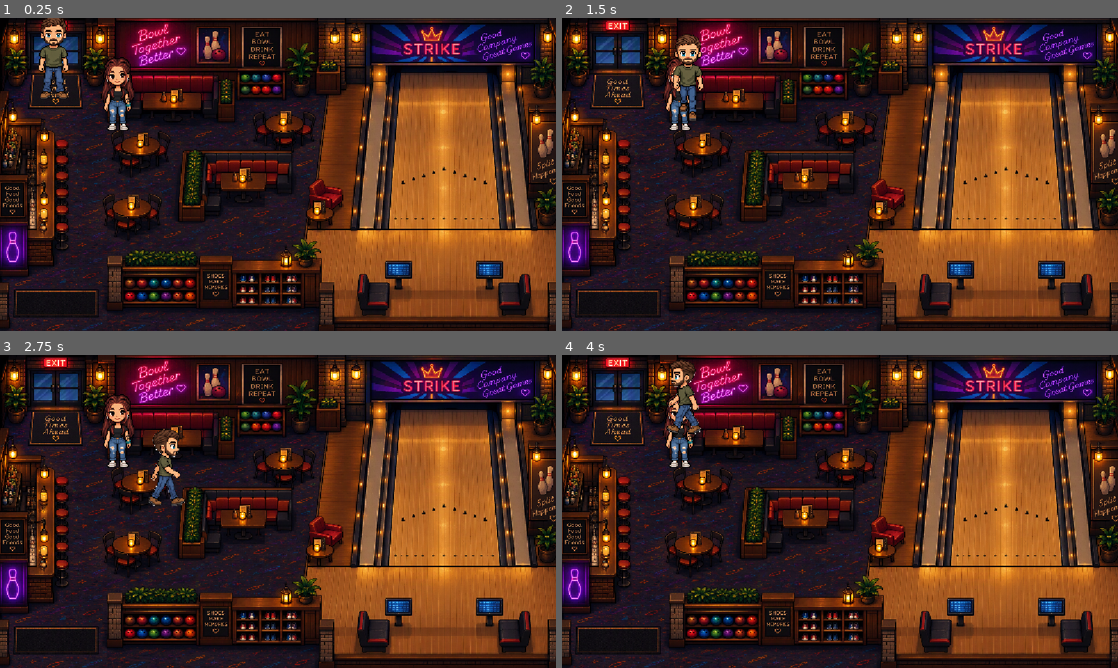
Above: before the commit, frames 1-4 (two rows, left to right).
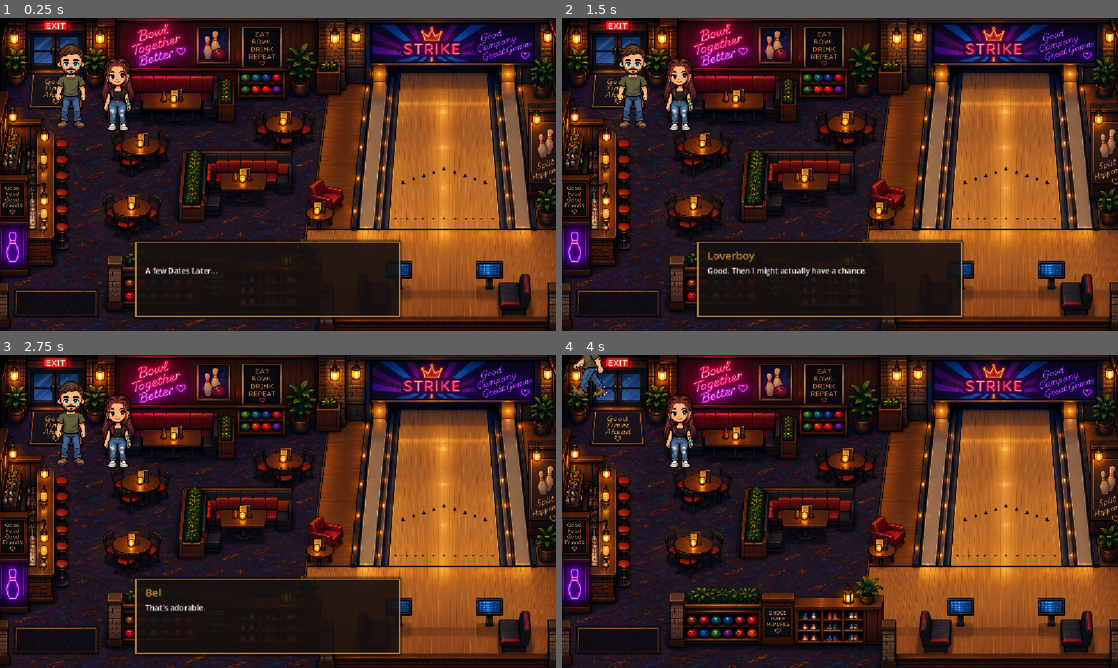
Above: after the commit, the same moments.

Repository: anabelkamenske430/Year-4
Game: Godot game, scene res://scenes/levels/bowling.tscn
Same seed, same stepped clock (60 frames per second), same inputs: the game is played once before the commit and once after it. This scene is started directly instead of the project's main scene.
Inputs:
- Up to frame 1 (0.25 s): no input
- Up to frame 2 (1.5 s): tap Enter at 0.5 s; hold D (move_right) 0.53-1.28 s; hold E (interact) 0.53-1.28 s; hold S (move_down) from 1.28 s (still down); tap E (interact) at 1.35 s
- Up to frame 3 (2.75 s): release S (move_down) at 2.03 s; hold D (move_right) from 2.03 s (still down); hold E (interact) from 2.03 s (still down)
- Up to frame 4 (4 s): release D (move_right) at 2.78 s; release E (interact) at 2.78 s; hold W (move_up) 2.78-3.53 s; tap E (interact) at 2.85 s; hold A (move_left) from 3.53 s (still down); hold E (interact) from 3.53 s (still down)

The runs differ from the first frame. In frame 1, 7.9% of the frame differs, in the area x 7-73%, y 0-97%; in frame 2, 8.1%, in the area x 10-73%, y 5-97%; in frame 3, 7.9%; in frame 4, 1.2%.

Commit message:
Create start of bowling scene. Dialogue.

Diff:
--- /dev/null
+++ b/loverboy-and-bel/dialogue/bowling_dialogue.gd
@@ -0,0 +1,21 @@
+extends Resource
+
+static func get_intro() -> Array:
+	return [
+		{
+			"speaker": "",
+			"text": "A few Dates Later..."
+		},
+		{
+			"speaker": "Bel",
+			"text": "Wow. I haven't been bowling in forever."
+		},
+		{
+			"speaker": "Loverboy",
+			"text": "Good. Then I might actually have a chance."
+		},
+		{
+			"speaker": "Bel",
+			"text": "That's adorable."
+		}
+	]
--- /dev/null
+++ b/loverboy-and-bel/scenes/levels/bowling.gd
@@ -0,0 +1,10 @@
+extends Node2D
+
+const BowlingDialogue = preload(
+	"res://dialogue/bowling_dialogue.gd"
+)
+
+func _ready():
+	DialogueManager.start_dialogue(
+		BowlingDialogue.get_intro()
+	)
--- a/loverboy-and-bel/scenes/levels/bowling.tscn
+++ b/loverboy-and-bel/scenes/levels/bowling.tscn
@@ -1,18 +1,13 @@
 [gd_scene format=3 uid="uid://didhf8tpdcrdq"]
 
 [ext_resource type="Texture2D" uid="uid://bjas8pcsbml7w" path="res://assets/environments/bowling_alley_background.png" id="1_4xon6"]
+[ext_resource type="Script" uid="uid://8slyrfkxet3e" path="res://scenes/levels/bowling.gd" id="1_7wjn3"]
 [ext_resource type="PackedScene" uid="uid://bfrjo0u7e4fq" path="res://scenes/characters/bel.tscn" id="1_kimcj"]
 [ext_resource type="PackedScene" uid="uid://cftclvctilfi1" path="res://scenes/characters/loverboy.tscn" id="3_suiyq"]
+[ext_resource type="PackedScene" uid="uid://cqm1pe1guswge" path="res://scenes/ui/dialogue_box.tscn" id="5_2p8bq"]
 
 [node name="Bowling" type="Node2D" unique_id=1913622243]
-
-[node name="Environment" type="StaticBody2D" parent="." unique_id=802633727]
-
-[node name="MainTable" type="CollisionPolygon2D" parent="Environment" unique_id=703760889]
-polygon = PackedVector2Array(378, 281, 376, 408, 442, 410, 444, 356, 598, 360, 594, 281)
-
-[node name="BallRack" type="CollisionPolygon2D" parent="Environment" unique_id=2020602874]
-polygon = PackedVector2Array(222, 491, 222, 590, 650, 586, 656, 499)
+script = ExtResource("1_7wjn3")
 
 [node name="BowlingAlley" type="Sprite2D" parent="." unique_id=2139583998]
 position = Vector2(580, 326.25)
@@ -23,7 +18,7 @@
 position = Vector2(243, 236)
 
 [node name="Loverboy" parent="." unique_id=985468098 instance=ExtResource("3_suiyq")]
-position = Vector2(112, 174)
+position = Vector2(148, 234)
 
 [node name="GameBoundaries" type="StaticBody2D" parent="." unique_id=431081899]
 
@@ -41,3 +36,20 @@
 
 [node name="WelcomeBoundary" type="CollisionPolygon2D" parent="GameBoundaries" unique_id=587389434]
 polygon = PackedVector2Array(170, -9, 183, 18, -4, 20, -4, -13)
+
+[node name="Environment" type="StaticBody2D" parent="." unique_id=802633727]
+
+[node name="MainTable" type="CollisionPolygon2D" parent="Environment" unique_id=703760889]
+polygon = PackedVector2Array(378, 281, 376, 408, 442, 410, 444, 356, 598, 360, 594, 281)
+
+[node name="BallRack" type="CollisionPolygon2D" parent="Environment" unique_id=2020602874]
+polygon = PackedVector2Array(226, 502, 232, 569, 655, 566, 656, 499)
+
+[node name="FoulLine" type="CollisionPolygon2D" parent="Environment" unique_id=1456023103]
+polygon = PackedVector2Array(727, 424, 727, 436, 1114, 441, 1109, 425)
+
+[node name="DialogueBox" parent="." unique_id=497366372 instance=ExtResource("5_2p8bq")]
+offset_left = 263.0
+offset_top = 513.0
+offset_right = 263.0
+offset_bottom = 513.0
--- a/loverboy-and-bel/scripts/dialogue_box.gd
+++ b/loverboy-and-bel/scripts/dialogue_box.gd
@@ -131,10 +131,8 @@
 
 func hide_dialogue():
 	print("Hiding Dialogue")
-
 	# Move characters before closing dialogue
-	get_tree().current_scene.move_to_table()
-
+	##get_tree().current_scene.move_to_table()
 	hide()
 
 	dialogue_lines = []
Not shown, added: loverboy-and-bel/dialogue/bowling_dialogue.gd.uid
Not shown, added: loverboy-and-bel/scenes/levels/bowling.gd.uid
